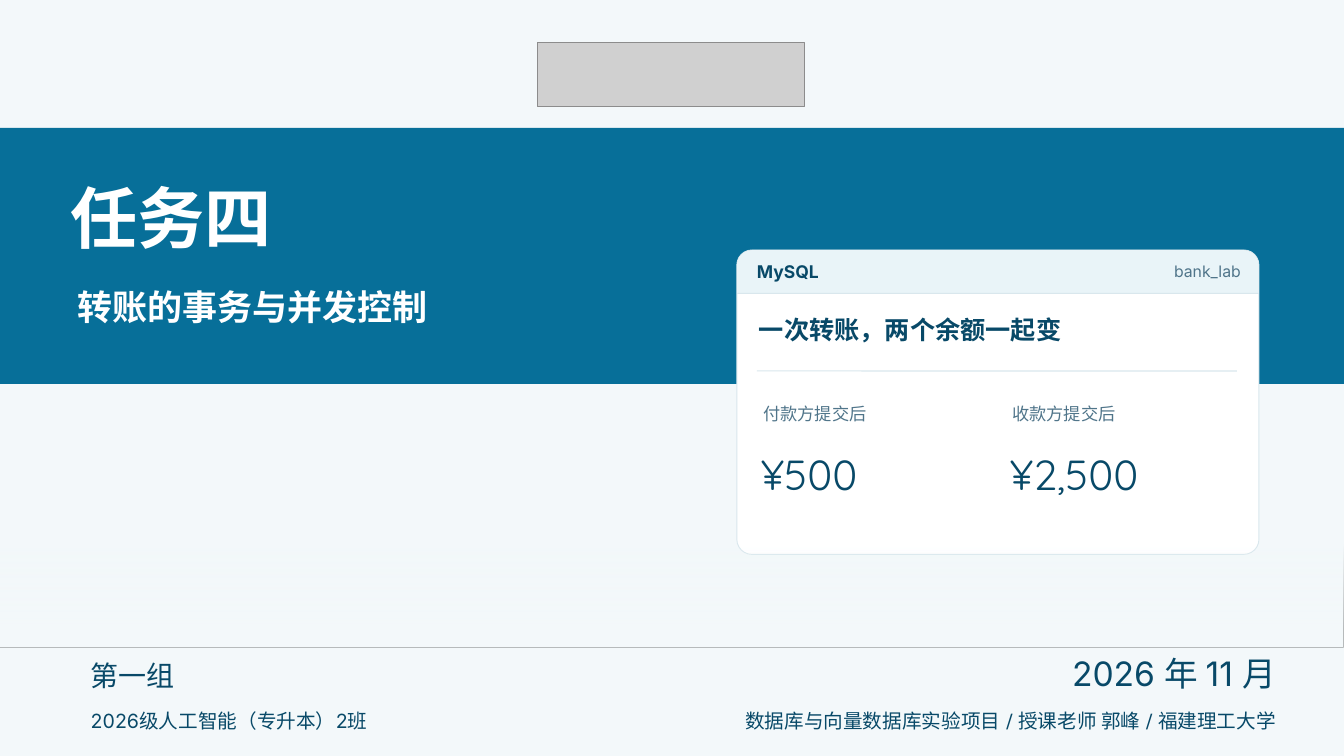
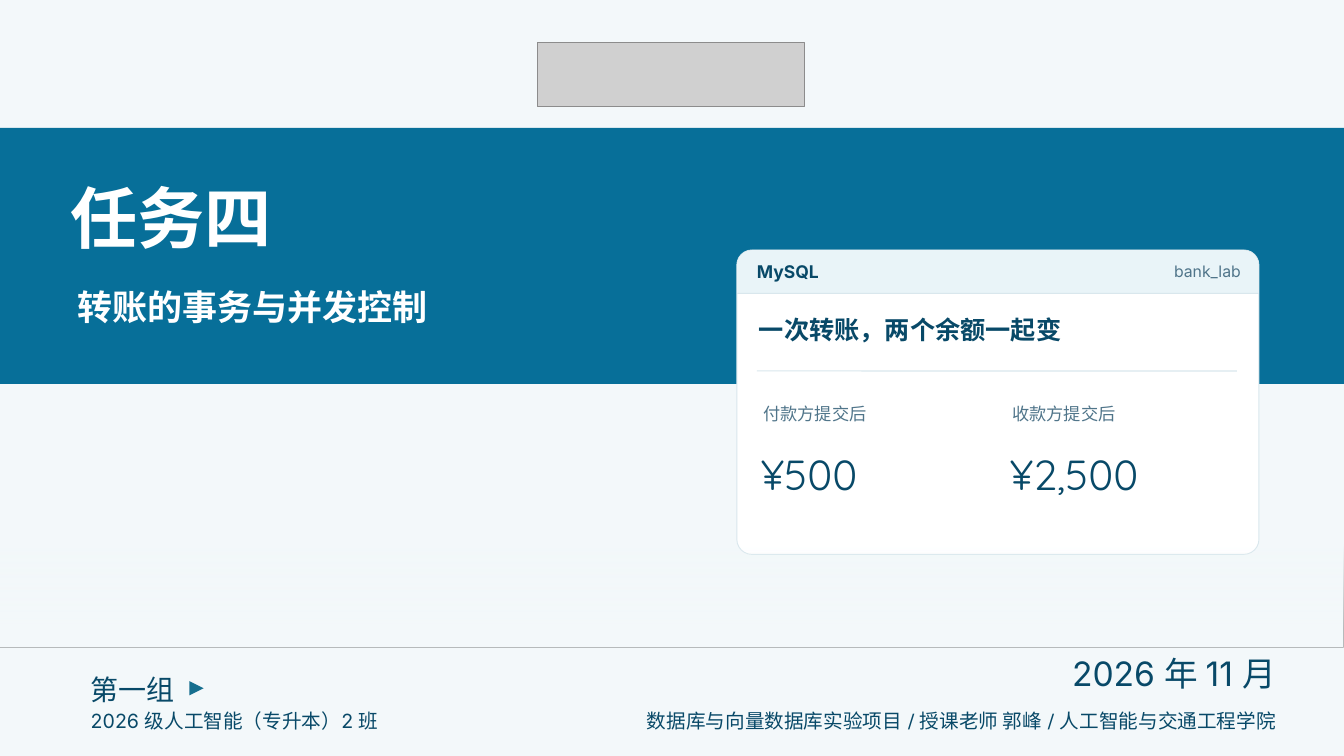
Before and after one commit to AurLemon/pageslip-demo, a slide deck: slide 1 of presentations/task-4-transactions.pptx. Drawn at 1344x756 pixels with LibreOffice and Linux fonts; fonts in the diff are those of the drawing; grey boxes stand for pictures. Boxes give left, top, right and bottom in pixels: in the first picture for what was removed or moved away, otherwise in the second. Text is boxed around its words. In the diff, an @@ line names an element or a change of style, - is before the commit and + after.

```diff
--- a/presentations/task-4-transactions.pptx
+++ b/presentations/task-4-transactions.pptx
@@ text "第一组": place and size @@
-text "第一组" at (91,662,175,689)
+text "第一组" at (91,676,175,703)
@@ triangle added at (190,682,204,696), fill #166F8F @@
@@ text at (91,711,379,730): spaces changed @@
-2026级人工智能（专升本）2班
+2026 级人工智能（专升本）2 班
@@ text at (647,711,1276,730): text changed @@
-数据库与向量数据库实验项目 / 授课老师 郭峰 / 福建理工大学
+数据库与向量数据库实验项目 / 授课老师 郭峰 / 人工智能与交通工程学院
```
Also in this commit, not shown: 1 other file.
